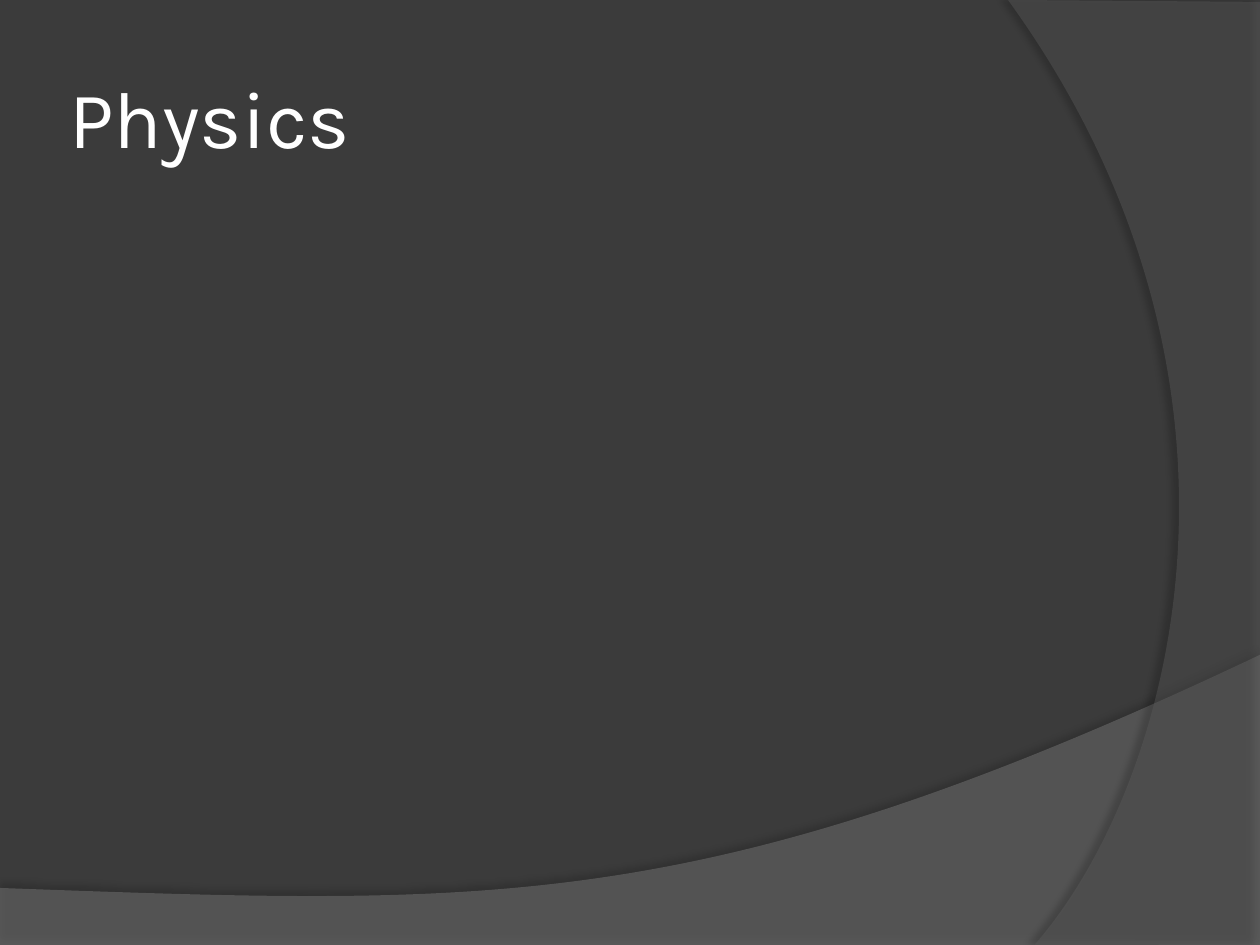
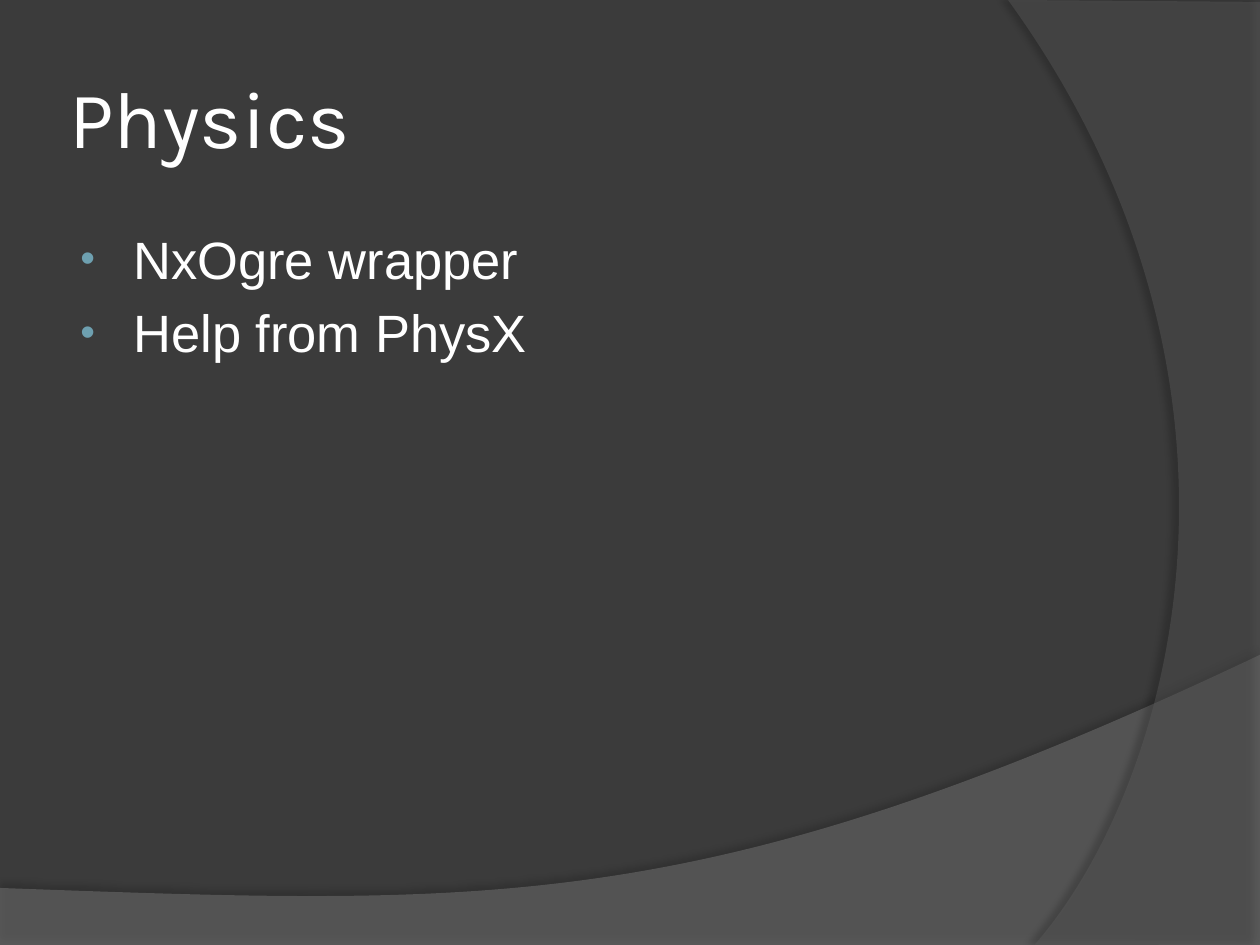
Before and after one commit to mgq812/simengines-g2-code, a slide deck: slide 10 of Presentation.pptx. Drawn at 1260x945 pixels with LibreOffice and Linux fonts; fonts in the diff are those of the drawing. Boxes give left, top, right and bottom in pixels: in the first picture for what was removed or moved away, otherwise in the second. Text is boxed around its words. In the diff, an @@ line names an element or a change of style, - is before the commit and + after.

```diff
--- a/Presentation.pptx
+++ b/Presentation.pptx
@@ text added at box(133, 242, 527, 363), 30 pt, text #FFFFFF @@
+• NxOgre wrapper
+• Help from PhysX
```
Also in this commit, not shown: 1 other slide changed.
